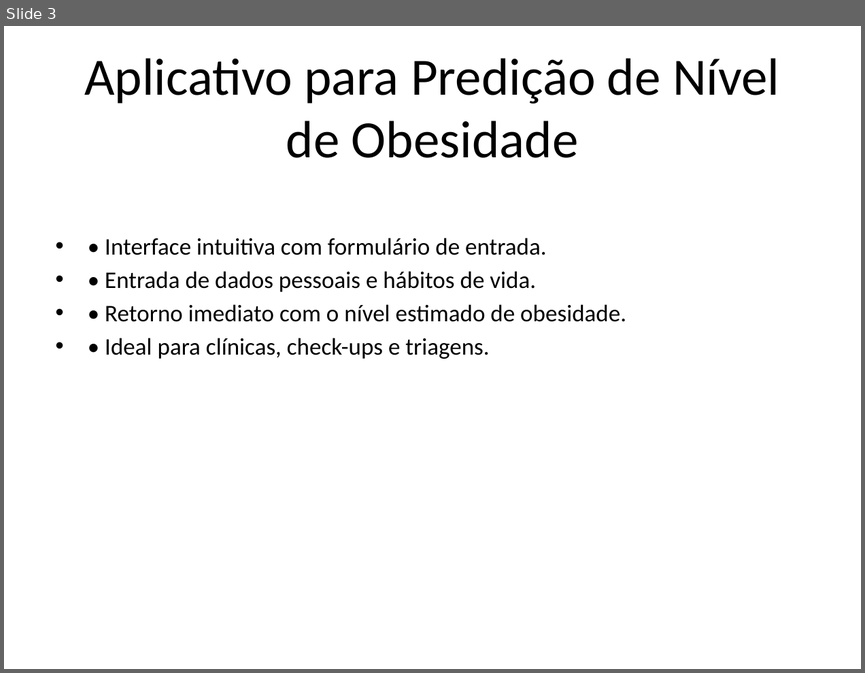
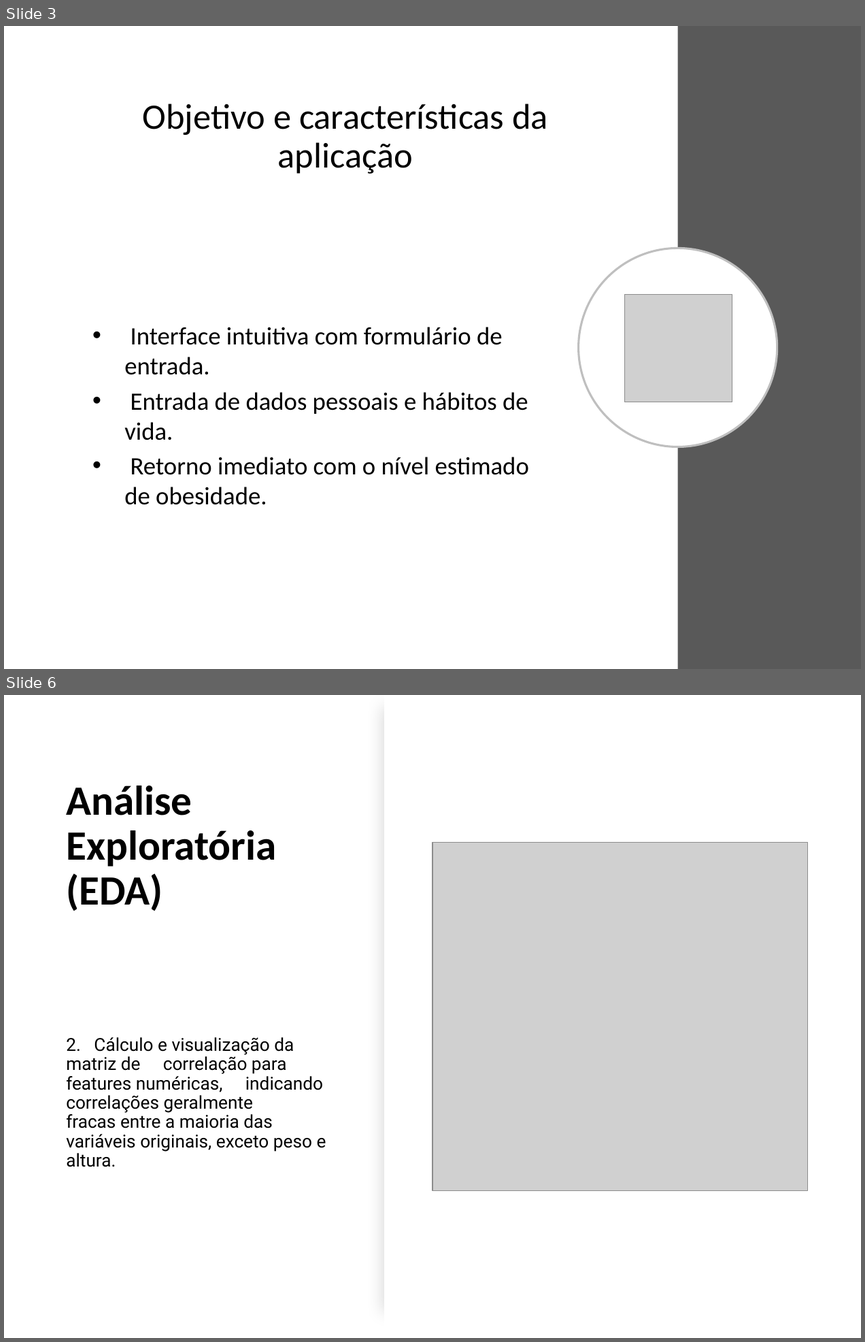
Before and after one commit to Naiderossi/Tech4, a slide deck: Apresentacao_TechChallenge_Obesidade.pptx. Shown one above the other, each under a label of ours: slide 3 before the commit, slides 3 and 6 after it; the slides between them are not shown. The pictures are 865x673 and 865x1342 pixels, drawn with LibreOffice and Linux fonts; fonts in the diff are those of the drawing; grey boxes stand for pictures. Boxes give left, top, right and bottom in pixels: in the first picture for what was removed or moved away, otherwise in the second. Text is boxed around its words. In the diff, an @@ line names an element or a change of style, - is before the commit and + after.

```diff
--- a/Apresentacao_TechChallenge_Obesidade.pptx
+++ b/Apresentacao_TechChallenge_Obesidade.pptx
@@ slide 6 added at (x1=4, y1=695, x2=861, y2=1338), background #FFFFFF @@
@@ rectangle added at (x1=384, y1=695, x2=861, y2=1338), fill #FFFFFF @@
@@ title added at (x1=66, y1=785, x2=277, y2=911), 35 pt, text #000000, bold @@
+Análise Exploratória (EDA)
@@ picture added at (x1=432, y1=843, x2=808, y2=1191) @@
@@ text added at (x1=66, y1=1037, x2=326, y2=1167), 15 pt, text #000000 @@
+2. Cálculo e visualização da matriz de correlação para features numéricas, indicando correlações geralmente fracas entre a maioria das variáveis originais, exceto peso e altura.
@@ slide 3 changed as well @@
@@ rectangle added at (x1=677, y1=26, x2=861, y2=669), fill #595959 @@
@@ title at (x1=143, y1=104, x2=548, y2=174): text changed; size 44 to 30 pt @@
-Aplicativo para Predição de Nível de Obesidade
+Objetivo e características da aplicação
@@ text "Interface intuitiva com formulário de ..." at (x1=124, y1=327, x2=529, y2=505): vertical alignment top to middle @@
@@ ellipse added at (x1=578, y1=248, x2=777, y2=447), fill #FFFFFF, outline #BFBFBF 1.75 pt @@
@@ picture added at (x1=626, y1=294, x2=732, y2=401) @@
@@ text at (x1=124, y1=327, x2=529, y2=505): text changed; size 20 to 21 pt @@
-• • Interface intuitiva com formulário de entrada.
-• • Entrada de dados pessoais e hábitos de vida.
-• • Retorno imediato com o nível estimado de obesidade.
-• • Ideal para clínicas, check-ups e triagens.
+• Interface intuitiva com formulário de entrada.
+• Entrada de dados pessoais e hábitos de vida.
+• Retorno imediato com o nível estimado de obesidade.
```
Also in this commit, not shown: 4 other slides changed, 18 other slides added.
